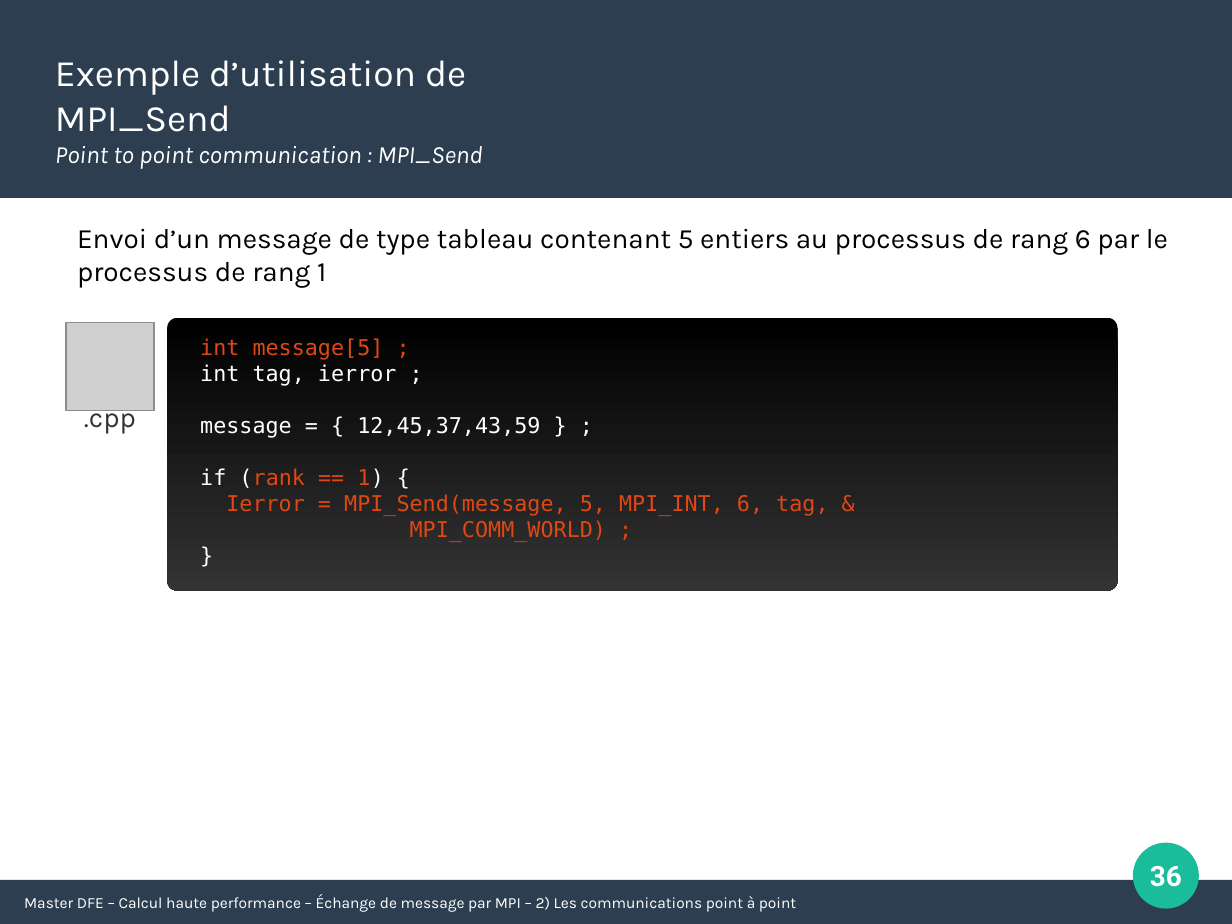
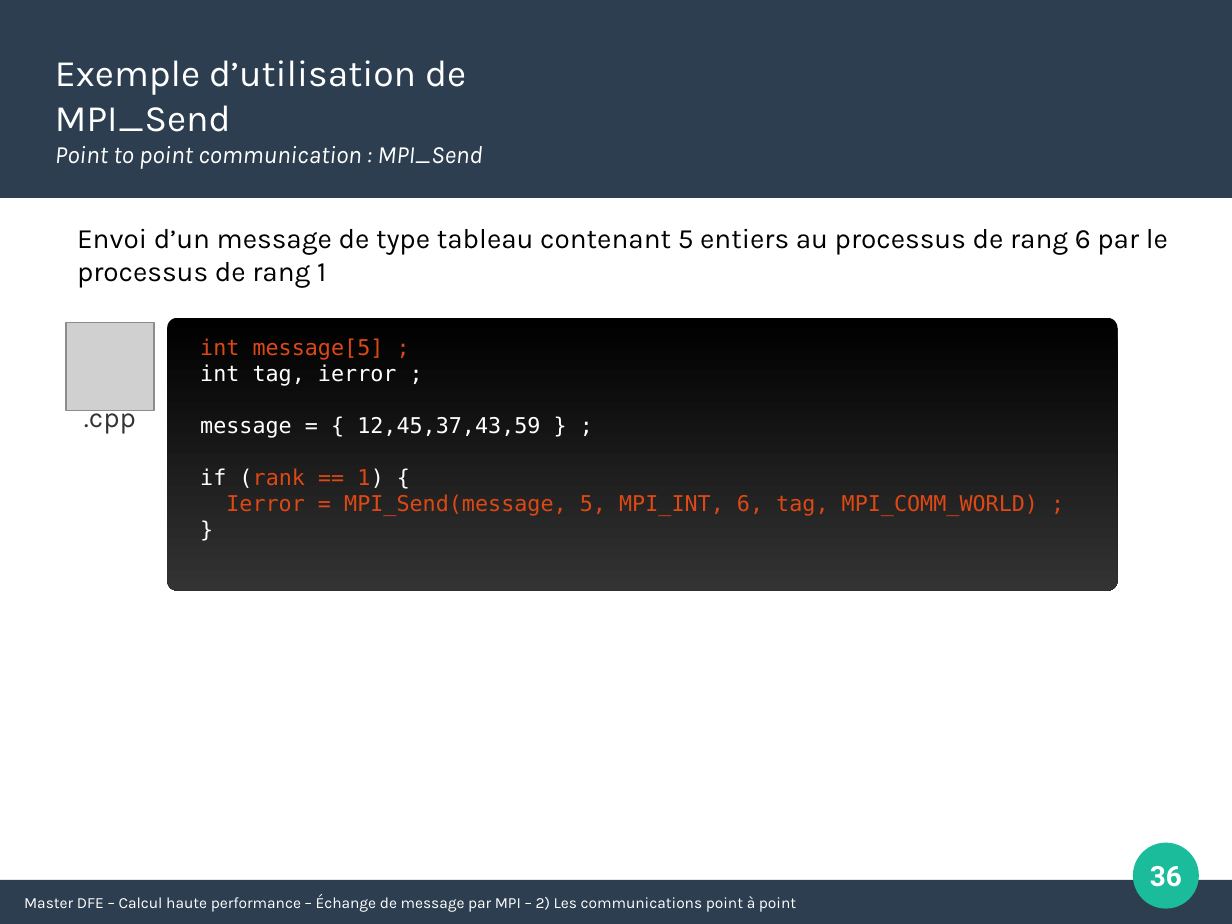
Before and after one commit to Maison-de-la-Simulation/HPC-DFE-Paris-Saclay, a slide deck: slide 36 of support/MPI.pptx. Drawn at 1232x924 pixels with LibreOffice and Linux fonts; fonts in the diff are those of the drawing; grey boxes stand for pictures. Boxes give left, top, right and bottom in pixels: in the first picture for what was removed or moved away, otherwise in the second. Text is boxed around its words. In the diff, an @@ line names an element or a change of style, - is before the commit and + after.

```diff
--- a/support/MPI.pptx
+++ b/support/MPI.pptx
@@ text at box(226, 494, 1038, 516): text changed @@
-Ierror = MPI_Send(message, 5, MPI_INT, 6, tag, &
-MPI_COMM_WORLD) ;
+Ierror = MPI_Send(message, 5, MPI_INT, 6, tag, MPI_COMM_WORLD) ;
```
Also in this commit, not shown: 8 other slides changed, 2 slides added, 1 other file.
